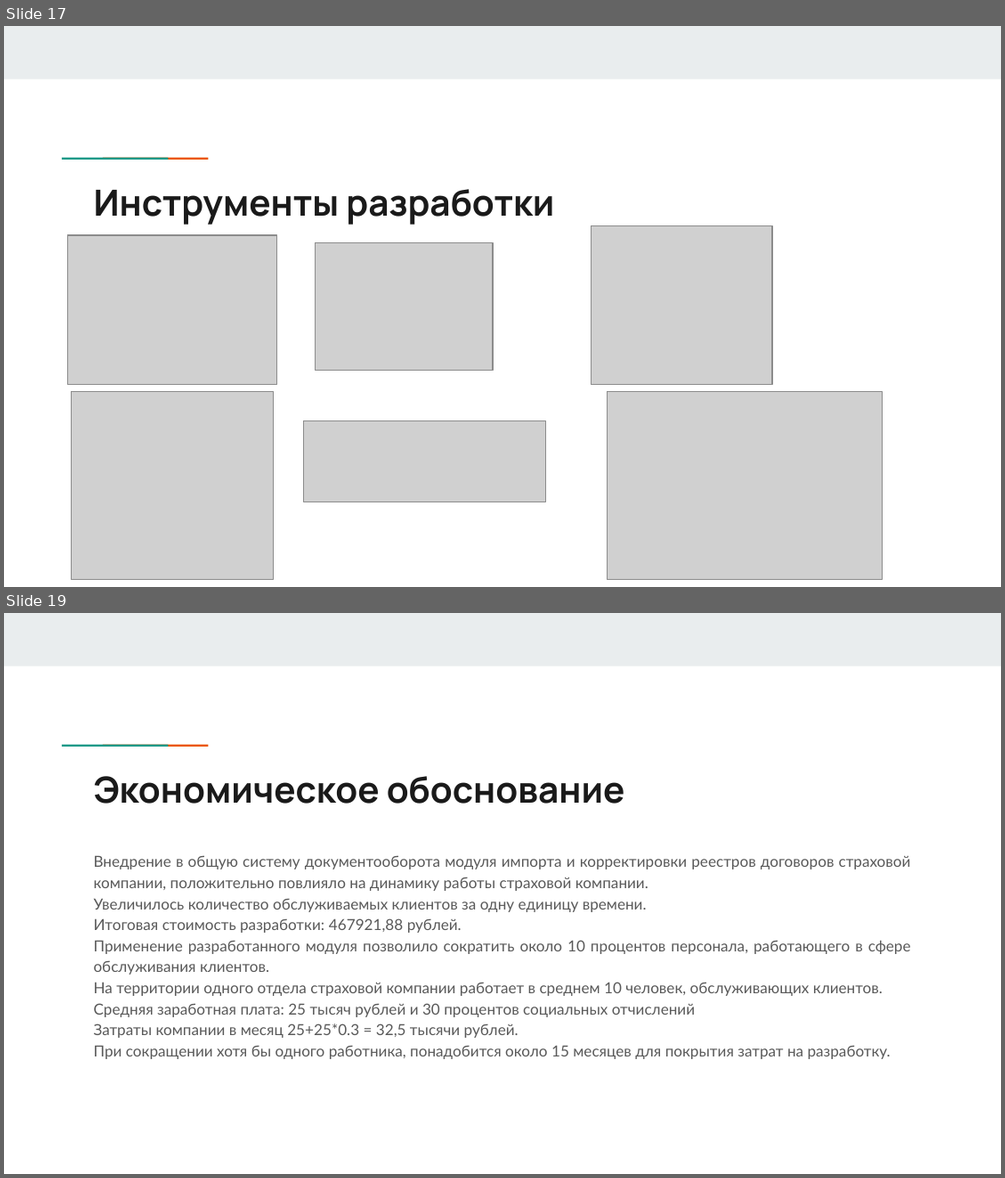
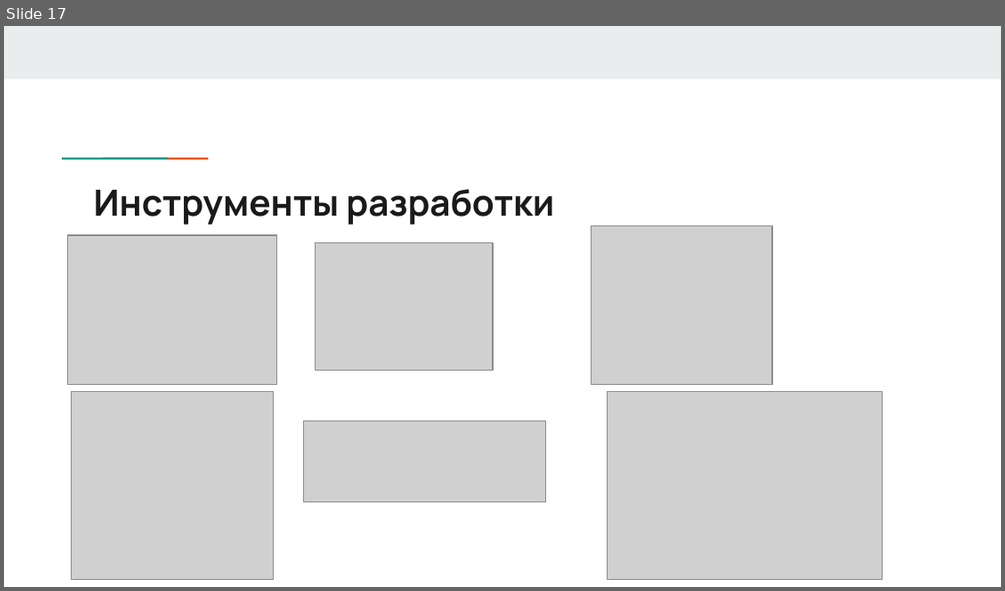
Before and after one commit to DaNkOMeN/MyDiplom, a slide deck: Последняя версия презентации.pptx. Shown one above the other, each under a label of ours: slides 17 and 19 before the commit, slide 17 after it; the slides between them are not shown. The pictures are 1005x1178 and 1005x591 pixels, drawn with LibreOffice and Linux fonts; fonts in the diff are those of the drawing; grey boxes stand for pictures. Boxes give left, top, right and bottom in pixels: in the first picture for what was removed or moved away, otherwise in the second. Text is boxed around its words. In the diff, an @@ line names an element or a change of style, - is before the commit and + after.

```diff
--- a/Последняя версия презентации.pptx
+++ b/Последняя версия презентации.pptx
@@ slide 19 removed at (x1=4, y1=613, x2=1001, y2=1174), background #FFFFFF; not listed: 3 template elements that a slide beside it also shows @@
@@ title removed at (x1=94, y1=776, x2=625, y2=803) @@
-Экономическое обоснование
@@ text removed at (x1=94, y1=855, x2=911, y2=1059) @@
-Внедрение в общую систему документооборота модуля импорта и корректировки реестров договоров страховой компании, положительно повлияло на динамику работы страховой компании.
-Увеличилось количество обслуживаемых клиентов за одну единицу времени.
-Итоговая стоимость разработки: 467921,88 рублей.
-Применение разработанного модуля позволило сократить около 10 процентов персонала, работающего в сфере обслуживания клиентов.
-На территории одного отдела страховой компании работает в среднем 10 человек, обслуживающих клиентов.
-Средняя заработная плата: 25 тысяч рублей и 30 процентов социальных отчислений
-Затраты компании в месяц 25+25*0.3 = 32,5 тысячи рублей.
-При сокращении хотя бы одного работника, понадобится около 15 месяцев для покрытия затрат на разработку.
```
Also in this commit, not shown: 6 slides changed, 4 slides added, 3 other slides removed, 3 other files.
